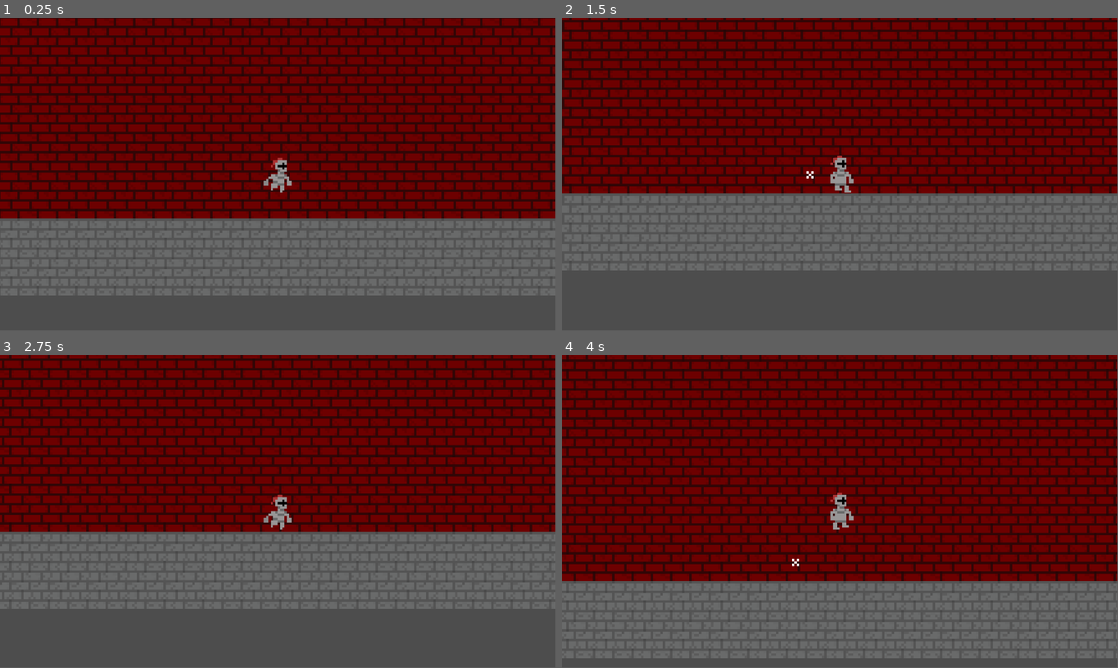
Above: before the commit, frames 1-4 (two rows, left to right).
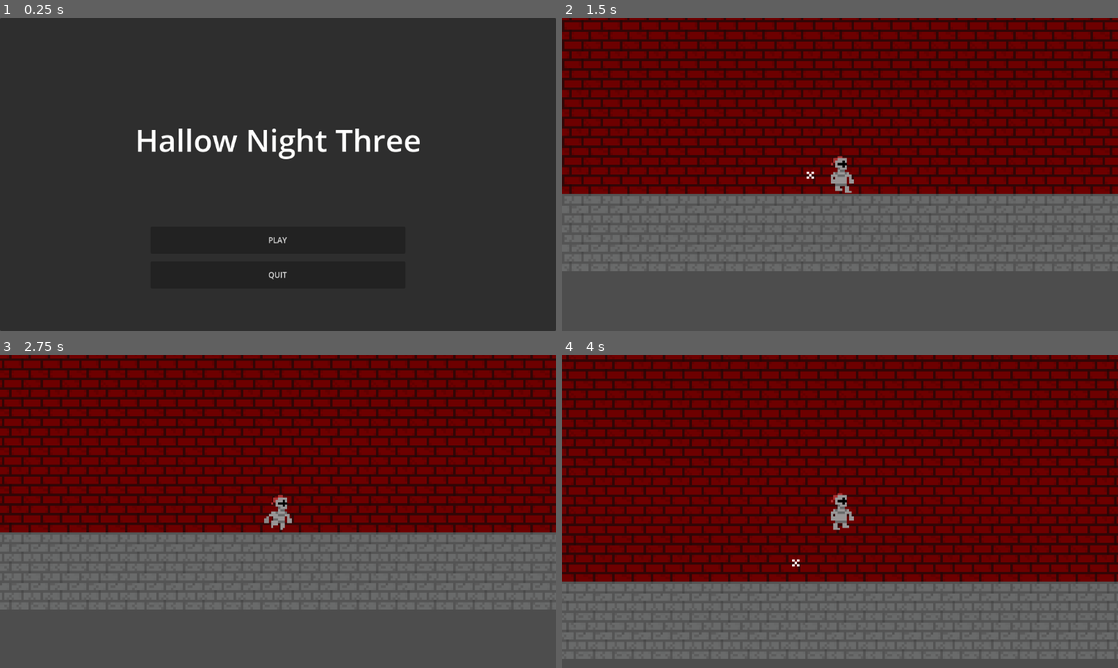
Above: after the commit, the same moments.

Repository: Owen-Harper25/Hollow-Clone
Game: Godot game, scene res://Scenes/title_screen_gui.tscn
Same seed, same stepped clock (60 frames per second), same inputs: the game is played once before the commit and once after it. Before the commit the project starts from res://Scenes/testmap.tscn.
Inputs (mouse positions are in pixels of both pictures, inside the frame that each line leads up to):
- Up to frame 1 (0.25 s): no input
- Up to frame 2 (1.5 s): click (840, 240) at 0.5 s, where only the run after the commit has a clickable "PLAY"; hold D (right) from 1.28 s (still down); tap Shift (sprint) at 1.35 s
- Up to frame 3 (2.75 s): keep holding D (right); tap Space (jump) at 1.52, 2.27 s; tap Shift (sprint) at 2.1 s
- Up to frame 4 (4 s): release D (right) at 2.78 s; hold A (left) 2.78-3.53 s; tap Shift (sprint) at 2.85, 3.6 s; hold D (right) from 3.53 s (still down); tap Space (jump) at 3.77 s
The window is 799x449 before the commit and 800x450 after it. Grey fills any space a smaller window leaves; there, only what the larger window draws over its background counts as a difference.

The runs differ from the first frame. In frame 1, 100% of the frame differs, in the area x 0-100%, y 0-100%; in frame 2, 4.1%; in frame 3, 3.8%; in frame 4, 5.7%.

Commit message:
Title Screen
A totally complete title screen

Diff:
--- /dev/null
+++ b/Scenes/title_screen_gui.gd
@@ -0,0 +1,9 @@
+extends Control
+
+func _on_play_game_button_down() -> void:
+	get_tree().change_scene_to_file("res://Scenes/testmap.tscn")
+	pass # Replace with function body.
+
+func _on_quit_game_button_down() -> void:
+	get_tree().quit()
+	pass # Replace with function body.
--- /dev/null
+++ b/Scenes/title_screen_gui.tscn
@@ -0,0 +1,46 @@
+[gd_scene load_steps=2 format=3 uid="uid://bycbvvxvjb035"]
+
+[ext_resource type="Script" uid="uid://4v35scf22mit" path="res://Scenes/title_screen_gui.gd" id="1_cttc7"]
+
+[node name="TitleScreenGui" type="Control"]
+layout_mode = 3
+anchors_preset = 15
+anchor_right = 1.0
+anchor_bottom = 1.0
+grow_horizontal = 2
+grow_vertical = 2
+script = ExtResource("1_cttc7")
+
+[node name="Background Panel" type="Panel" parent="."]
+modulate = Color(1, 1, 0.99607843, 1)
+layout_mode = 0
+offset_right = 1152.0
+offset_bottom = 648.0
+
+[node name="Label" type="Label" parent="Background Panel"]
+layout_mode = 0
+offset_left = 280.0
+offset_top = 208.0
+offset_right = 873.0
+offset_bottom = 296.0
+theme_override_font_sizes/font_size = 64
+text = "Hallow Night Three"
+
+[node name="PlayGame" type="Button" parent="."]
+layout_mode = 0
+offset_left = 312.0
+offset_top = 432.0
+offset_right = 840.0
+offset_bottom = 488.0
+text = "PLAY"
+
+[node name="QuitGame" type="Button" parent="."]
+layout_mode = 0
+offset_left = 312.0
+offset_top = 504.0
+offset_right = 840.0
+offset_bottom = 560.0
+text = "QUIT"
+
+[connection signal="button_down" from="PlayGame" to="." method="_on_play_game_button_down"]
+[connection signal="button_down" from="QuitGame" to="." method="_on_quit_game_button_down"]
--- a/project.godot
+++ b/project.godot
@@ -11,9 +11,13 @@
 [application]
 
 config/name="Hollow Knight"
-run/main_scene="uid://cs5nehq6fugxq"
+run/main_scene="uid://bycbvvxvjb035"
 config/features=PackedStringArray("4.5", "Forward Plus")
 config/icon="res://Assets/Sprites/icon.svg"
+
+[display]
+
+window/stretch/mode="viewport"
 
 [input]
 
Not shown, added: Scenes/title_screen_gui.gd.uid
